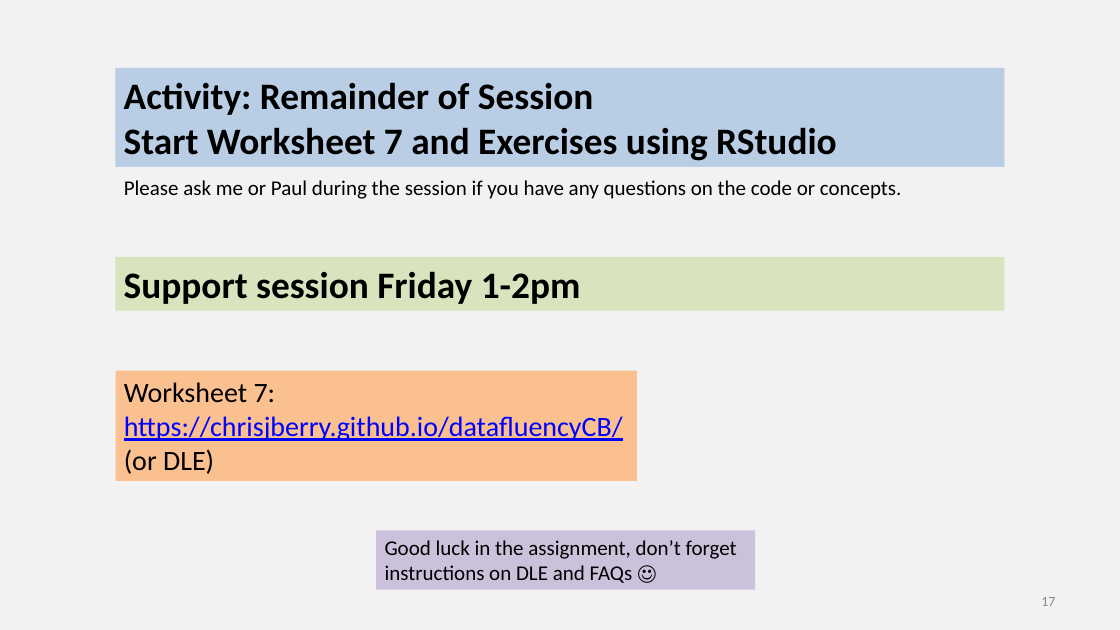
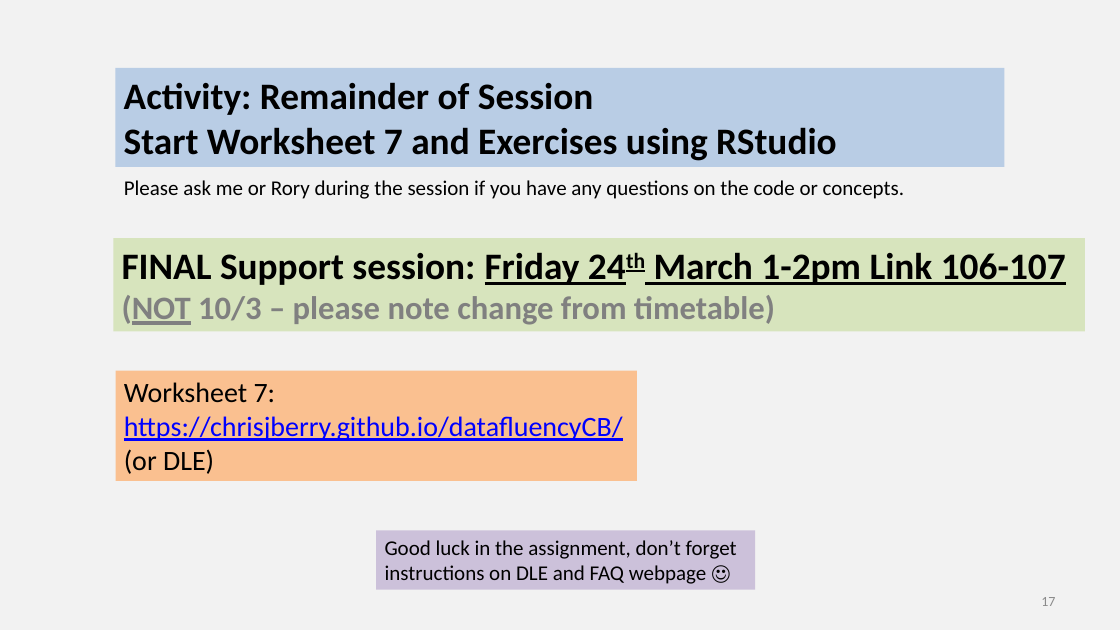
Before and after one commit to chrisjberry/datafluencyCB, a slide deck: slide 17 of docs/slides/PSYC753_L7_PrePostData.pptx. Drawn at 1120x630 pixels with LibreOffice and Linux fonts; fonts in the diff are those of the drawing. Boxes give left, top, right and bottom in pixels: in the first picture for what was removed or moved away, otherwise in the second. Text is boxed around its words. In the diff, an @@ line names an element or a change of style, - is before the commit and + after.

```diff
--- a/docs/slides/PSYC753_L7_PrePostData.pptx
+++ b/docs/slides/PSYC753_L7_PrePostData.pptx
@@ text at (124, 180, 905, 199): text changed @@
-Please ask me or Paul during the session if you have any questions on the code or concepts.
+Please ask me or Rory during the session if you have any questions on the code or concepts.
@@ rectangle "FINAL Support session: Friday 24th ...": place and size @@
-rectangle "FINAL Support session: Friday 24th ..." at (116, 257, 1005, 311)
+rectangle "FINAL Support session: Friday 24th ..." at (113, 239, 1086, 332)
@@ text in rectangle at (122, 252, 1066, 325): text changed @@
-Support session Friday 1-2pm
+FINAL Support session: Friday 24th March 1-2pm Link 106-107
+(NOT 10/3 – please note change from timetable)
@@ text in rectangle at (385, 540, 737, 584): text changed @@
-Good luck in the assignment, don’t forget instructions on DLE and FAQs ☺
+Good luck in the assignment, don’t forget instructions on DLE and FAQ webpage ☺
```
Also in this commit, not shown: 1 other slide changed.
